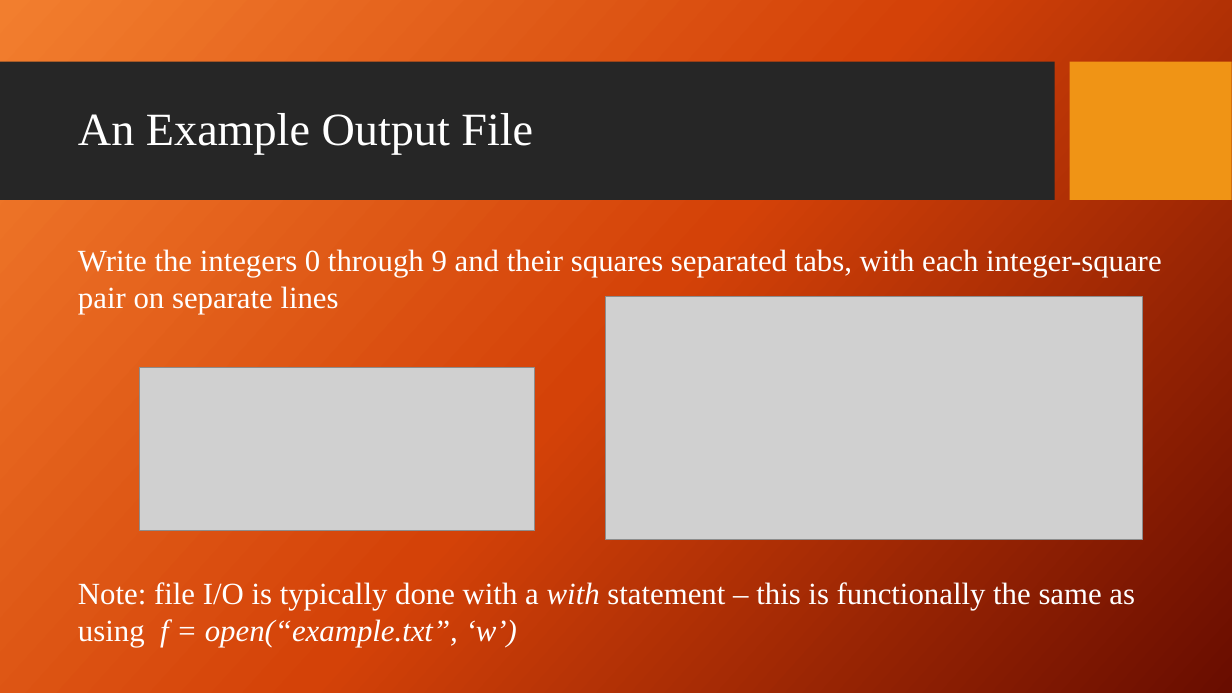
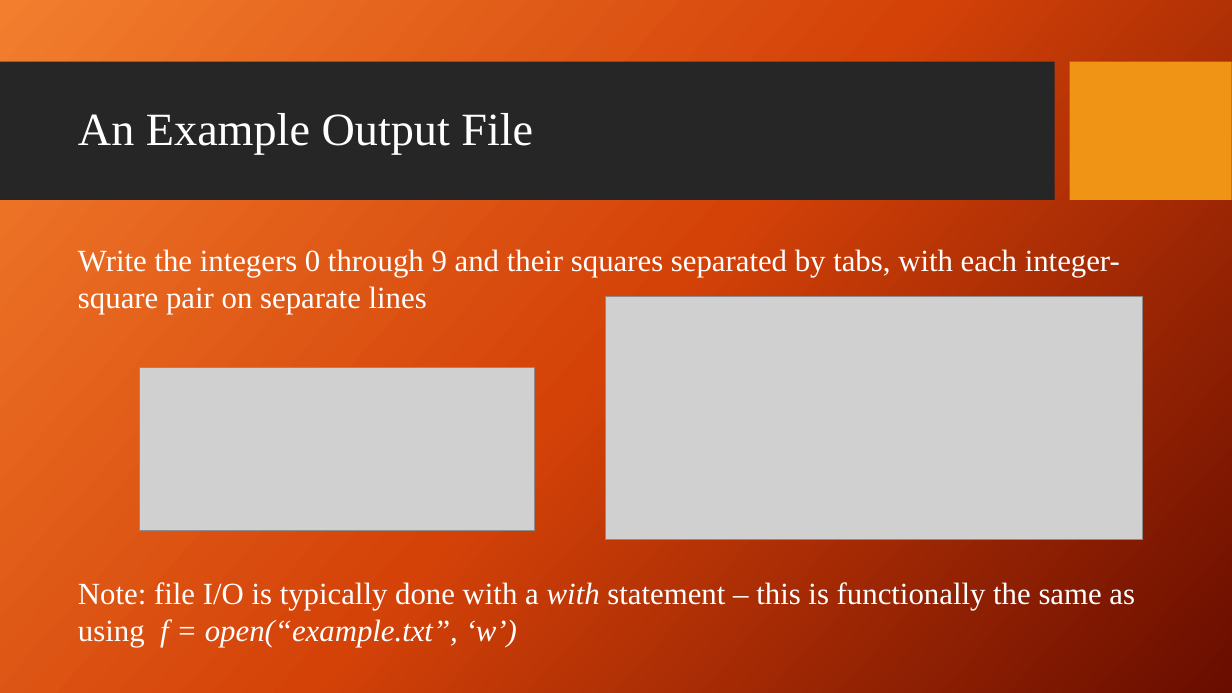
Before and after one commit to giganano/PythonBootcamp, a slide deck: slide 3 of slides/fileIO.pptx. Drawn at 1232x693 pixels with LibreOffice and Linux fonts; fonts in the diff are those of the drawing; grey boxes stand for pictures; background and template pictures are left out. Boxes give left, top, right and bottom in pixels: in the first picture for what was removed or moved away, otherwise in the second. Text is boxed around its words. In the diff, an @@ line names an element or a change of style, - is before the commit and + after.

```diff
--- a/slides/fileIO.pptx
+++ b/slides/fileIO.pptx
@@ text at (x1=78, y1=249, x2=1120, y2=314): text changed @@
-Write the integers 0 through 9 and their squares separated tabs, with each integer-square pair on separate lines
+Write the integers 0 through 9 and their squares separated by tabs, with each integer-square pair on separate lines
```
Also in this commit, not shown: 1 other file.
